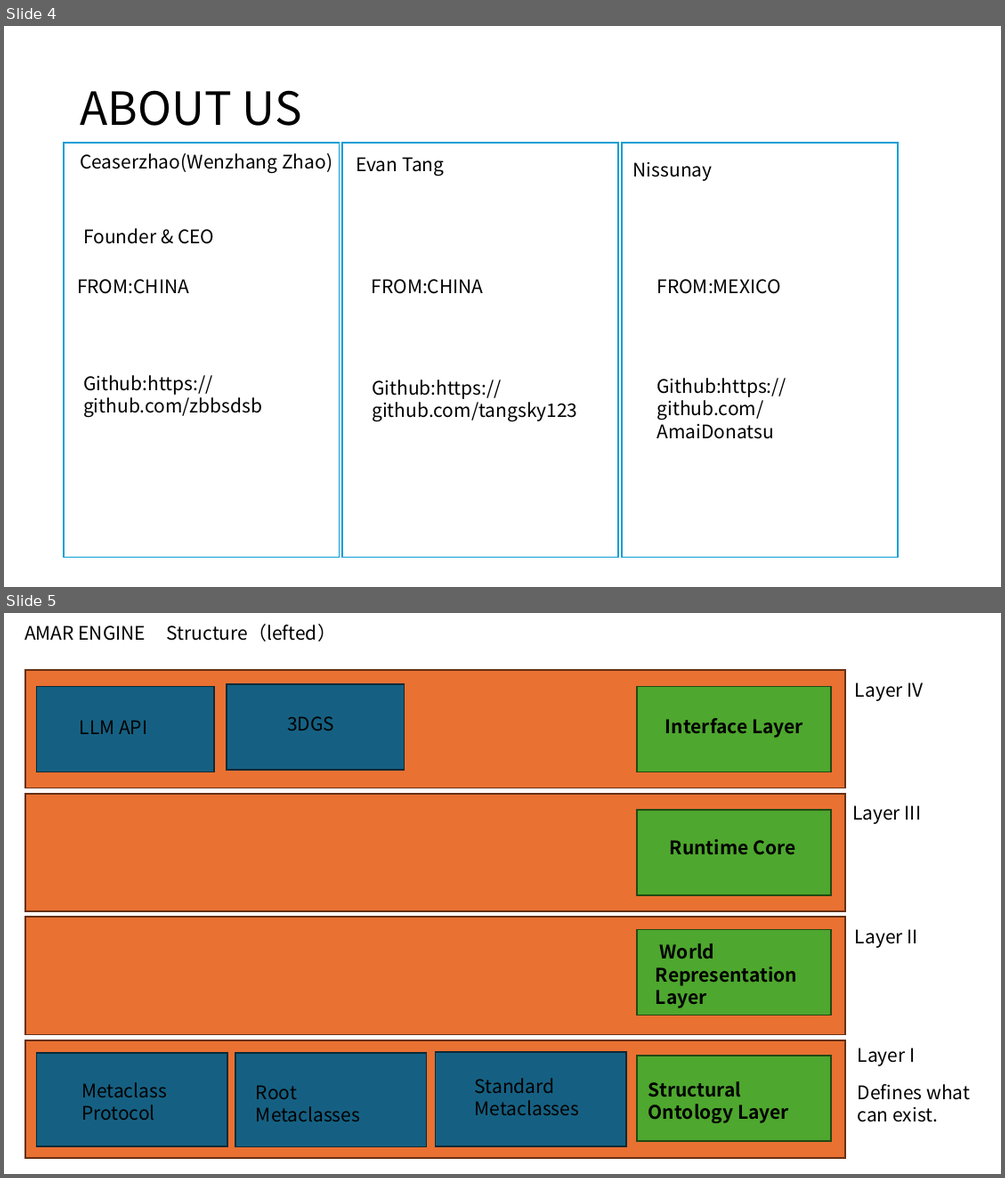
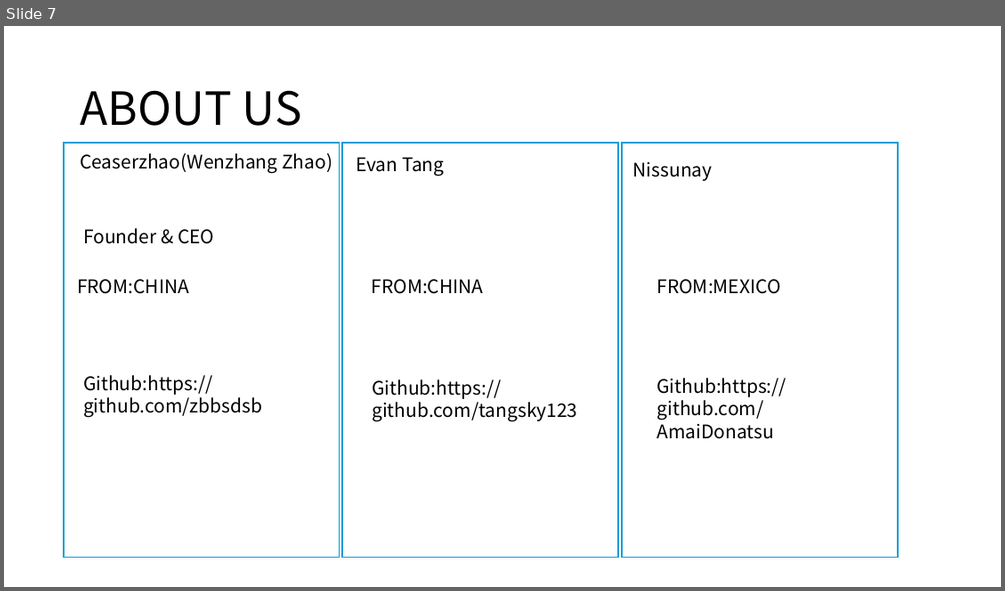
Before and after one commit to Oasis-Company/AMAR-Engine, a slide deck: docs/amar engine overview.pptx. Shown one above the other, each under a label of ours: slides 4 and 5 before the commit, slide 7 after it. The pictures are 1005x1178 and 1005x591 pixels, drawn with LibreOffice and Linux fonts; fonts in the diff are those of the drawing. Boxes give left, top, right and bottom in pixels: in the first picture for what was removed or moved away, otherwise in the second. Text is boxed around its words. In the diff, an @@ line names an element or a change of style, - is before the commit and + after.

```diff
--- a/docs/amar engine overview.pptx
+++ b/docs/amar engine overview.pptx
@@ slide 5 removed at <box>4,613,1001,1174</box>, background #FFFFFF @@
@@ text removed at <box>24,624,336,641</box> @@
-AMAR ENGINE Structure（lefted）
@@ rectangle removed at <box>25,670,845,788</box> @@
@@ rectangle removed at <box>36,686,214,771</box> @@
@@ rectangle removed at <box>226,684,404,770</box> @@
@@ rectangle removed at <box>637,686,830,771</box> @@
@@ text removed at <box>855,682,922,701</box> @@
-Layer IV
@@ text removed at <box>287,716,334,730</box> @@
-3DGS
@@ text removed at <box>665,718,803,738</box> @@
-Interface Layer
@@ text removed at <box>80,720,147,734</box> @@
-LLM API
@@ rectangle removed at <box>25,793,845,911</box> @@
@@ rectangle removed at <box>637,810,830,895</box> @@
@@ text removed at <box>852,805,921,824</box> @@
-Layer III
@@ text removed at <box>670,839,795,855</box> @@
-Runtime Core
@@ rectangle removed at <box>25,916,845,1035</box> @@
@@ rectangle removed at <box>637,929,830,1014</box> @@
@@ text removed at <box>855,929,917,948</box> @@
-Layer II
@@ text removed at <box>655,943,797,1008</box> @@
-World Representation Layer
@@ rectangle removed at <box>25,1040,845,1159</box> @@
@@ rectangle removed at <box>36,1053,226,1147</box> @@
@@ rectangle removed at <box>235,1053,427,1147</box> @@
@@ rectangle removed at <box>436,1052,626,1146</box> @@
@@ rectangle removed at <box>637,1055,830,1140</box> @@
@@ text removed at <box>858,1047,914,1066</box> @@
-Layer I
@@ text removed at <box>81,1082,167,1119</box> @@
-Metaclass Protocol
@@ text removed at <box>256,1085,360,1121</box> @@
-Root Metaclasses
@@ text removed at <box>475,1078,579,1115</box> @@
-Standard Metaclasses
@@ text removed at <box>648,1081,789,1123</box> @@
-Structural Ontology Layer
@@ text removed at <box>858,1084,970,1122</box> @@
-Defines what can exist.
@@ what was slide 4 is now slide 7 @@
```
Also in this commit, not shown: 1 slide changed, 6 slides added, 3 other slides removed, 1 other file.
